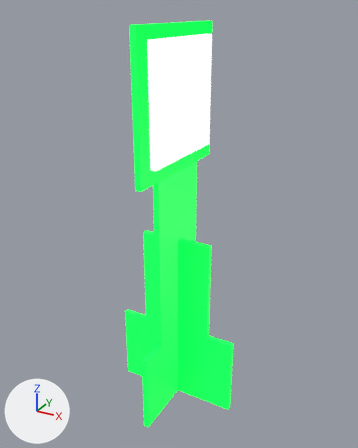
Before and after pictures for a commit that changed the COLLADA model models/pista_s/creepers/creeper_13/materials/textures/creeper.dae.
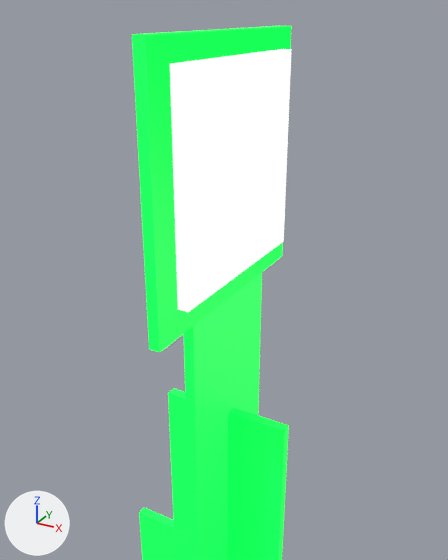
There are two pictures of each version: one whole from a 50 mm lens placed at (0.1049, -0.1882, 0.2402), pointed at (0.0001, 0.0023, 0.145), one close up from a 50 mm lens placed at (0.0677, -0.1242, 0.2384), pointed at (0.0044, -0.0091, 0.1808). Every picture has the same lights, and +X, +Y and +Z are marked at lower left. Where no turn or scale is listed for an object, it has been applied to the vertices.

Objects in the first close-up: 'Creeper_-_Montagem_v3', 'MarkerData_001'.
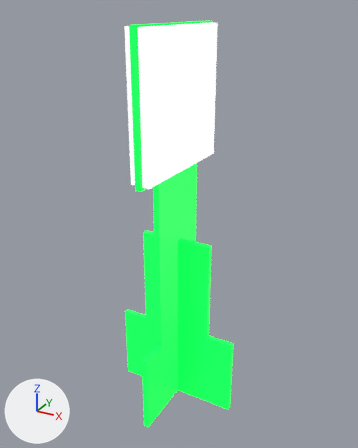
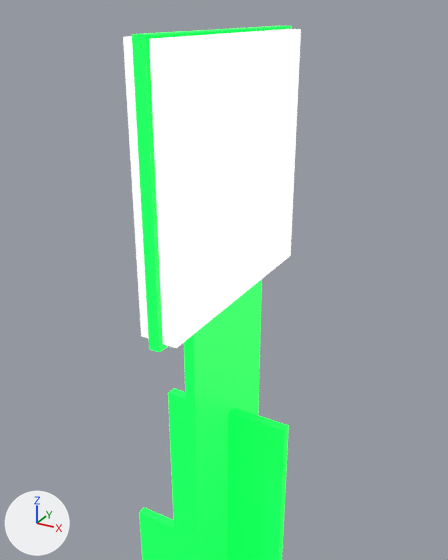
Commit message: tag do creeper em 6x6

Pixel boxes (x1, y1, x2, y2) of what changed, in the close-ups (448 x 560 px):
'MarkerData_001', moved, rescaled (24% wider, 21% taller)
    before: (170, 49, 292, 312)
    after: (149, 29, 301, 348)
'MarkerData', rescaled (not visible before)
    after: (123, 36, 149, 339)

The change, as a diff of the scene's bpy script:
```diff
--- a/models/pista_s/creepers/creeper_13/materials/textures/creeper.dae.py
+++ b/models/pista_s/creepers/creeper_13/materials/textures/creeper.dae.py
@@ ob_markerdata @@
 ob_markerdata.rotation_euler = (1.571, 0.0, -1.571)  # degrees (90, 0, -90)
-ob_markerdata.scale = (0.05, 0.05, 0.05)
+ob_markerdata.scale = (0.06, 0.06, 0.06)
@@ ob_markerdata_001 @@
 ob_markerdata_001 = bpy.data.objects.new('MarkerData_001', me_markerdata_003)
-ob_markerdata_001.location = (0.0008, 0.0008, 0.204)
+ob_markerdata_001.location = (0.0008, -0.0002, 0.2035)
 ob_markerdata_001.rotation_euler = (1.571, 0.0, 1.571)  # degrees (90, 0, 90)
-ob_markerdata_001.scale = (0.05, 0.05, 0.05)
+ob_markerdata_001.scale = (0.06, 0.06, 0.06)
```
